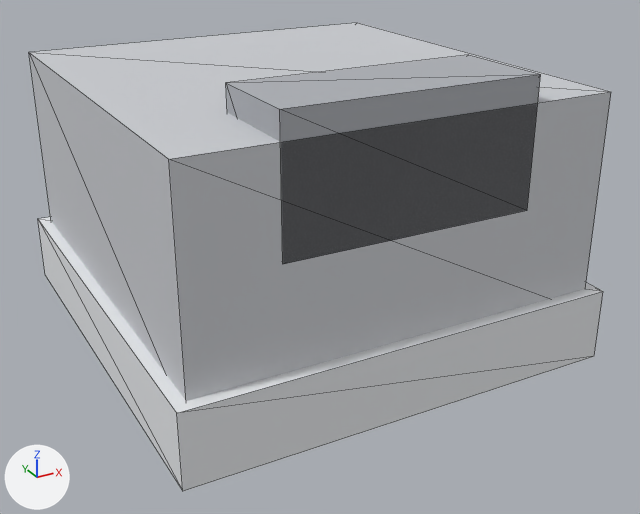
The glTF model models/items/iron_head/model.gltf: old version first, new version second.
Before and after are seen from a 50 mm camera at (-0.327, -0.641, 0.32) aimed at (0.008, -0.032, 0.015). Every picture has the same lights, and +X, +Y and +Z are marked at lower left. The first picture is the older version. Mesh edges are drawn as thin lines. Vertices at exactly the same position are counted once.

Names of what the first picture shows: 'iron_head'.
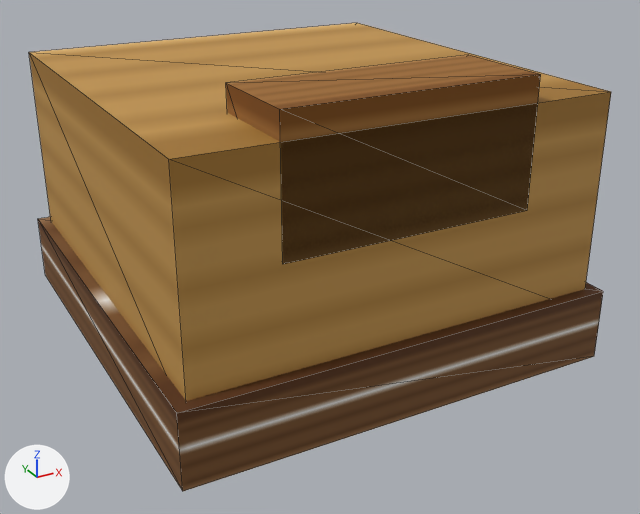
What differs and where, as boxes (x1, y1, x2, y2) in the pictures (640 x 514 px):
'iron_head', surface changed (grey to brown)
    both: (29, 23, 611, 491)

The change, as a diff of the scene's bpy script:
```diff
--- a/models/items/iron_head/model.gltf.py
+++ b/models/items/iron_head/model.gltf.py
@@ img_diffuse_png @@
+img_diffuse_png = load_image('diffuse.png', '../bread/textures/diffuse.png', 64, 64, 'sRGB')
@@ mat_head @@
 mat_head = principled_material('head')
-mat_head.base_color = (0.612, 0.627, 0.659)  # light grey #cdcfd4
+mat_head.texture = img_diffuse_png
 mat_head.metallic = 0.05
@@ mat_edge @@
 mat_edge = principled_material('edge')
-mat_edge.base_color = (0.824, 0.839, 0.863)  # white #eaecef
+mat_edge.texture = img_diffuse_png
 mat_edge.metallic = 0.05
@@ mat_accent @@
 mat_accent = principled_material('accent')
-mat_accent.base_color = (0.431, 0.447, 0.478)  # grey #afb2b8
+mat_accent.texture = img_diffuse_png
 mat_accent.metallic = 0.05
@@ me_iron_head @@
 me_iron_head.from_pydata(...)  # 32 vertices, 48 faces; spans x -0.18..0.18, y -0.19..0.19, z -0.05..0.19
 # used by ob_iron_head; location = (0.0, 0.0, 0.0)
+# me_iron_head part 1: texture (UV) coordinates of 48 of 48 faces, centred in x -0.18..0.18, y -0.19..0.19, z -0.05..0.19, changed; they spanned u 0.0..1.0, v 0.0..1.0 and now span u 0.02..0.98, v 0.52..0.98
 me_iron_head.materials.append(mat_head)
```
